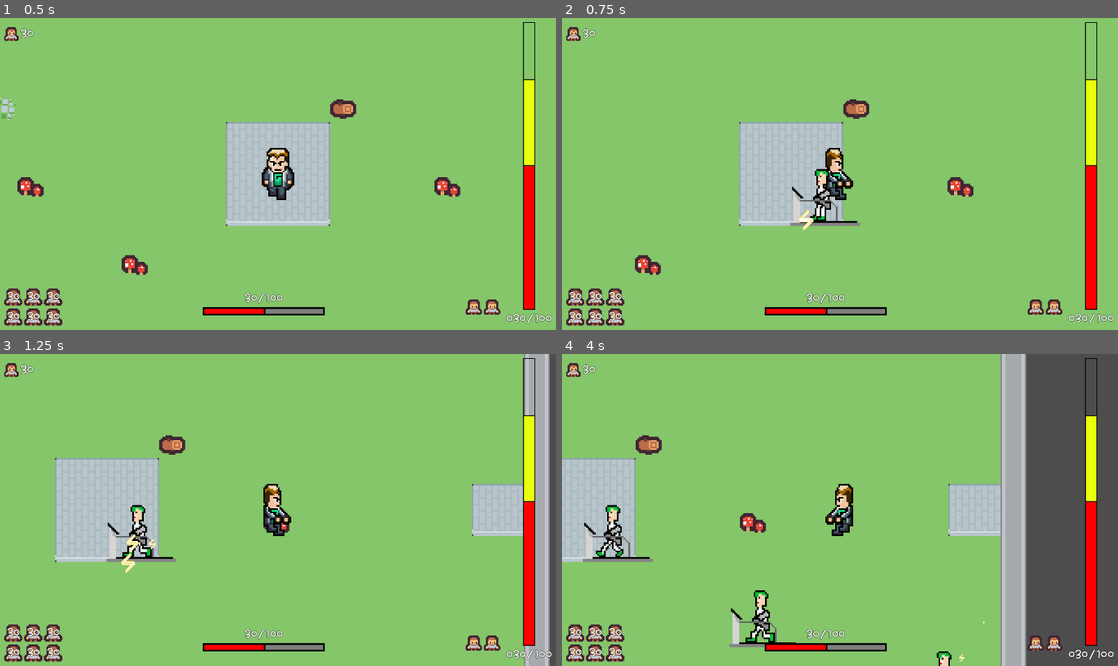
Above: before the commit, frames 1-4 (two rows, left to right).
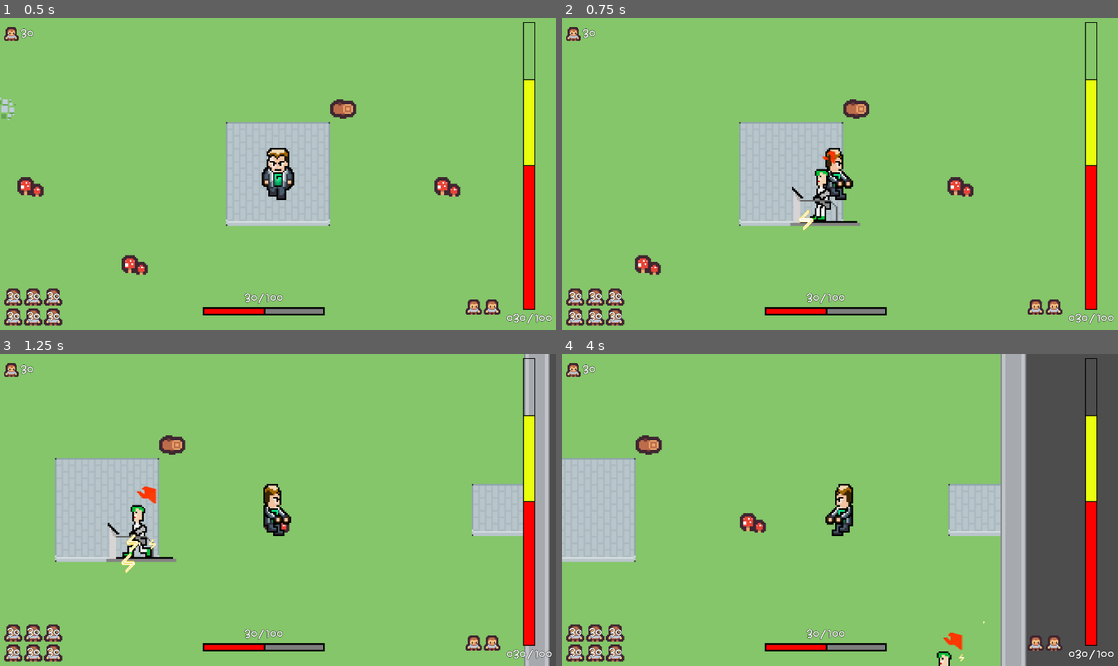
Above: after the commit, the same moments.

Repository: PhWoich/ggj-2024-manicomio
Game: Godot game, scene res://Cenas/Principal/cena_principal.tscn
Same seed, same stepped clock (60 frames per second), same inputs: the game is played once before the commit and once after it.
Inputs (mouse positions are in pixels of both pictures, inside the frame that each line leads up to):
- Up to frame 1 (0.5 s): no input
- Up to frame 2 (0.75 s): tap Enter at 0.5 s; move the mouse to (962, 158) at 0.52 s; hold D (Jogador_direita) from 0.53 s (still down); tap E (jogador_adicionar_gerador) at 0.6 s
- Up to frame 3 (1.25 s): keep holding D (Jogador_direita)
- Up to frame 4 (4 s): move the mouse to (728, 525) at 1.27 s; release D (Jogador_direita) at 1.28 s; hold S (Jogador_baixo) 1.28-2.03 s; right-click (728, 525) at 1.35 s; tap E (jogador_adicionar_gerador) at 1.55, 2.3, 2.85, 3.8 s; move the mouse to (895, 441) at 2.02 s; hold D (Jogador_direita) 2.03-2.78 s; click (895, 441) at 2.1 s; move the mouse to (812, 572) at 2.77 s; hold W (Jogador_cima) 2.78-3.53 s; move the mouse to (1006, 556) at 3.52 s; hold A (Jogador_esquerda) from 3.53 s (still down); tap Mouse wheel down (selecionar_gerador_anterior) at 3.6 s

Frame 1 is identical in both runs. In frame 2, less than 0.1% of the frame differs, in the area x 46-50%, y 42-47%; in frame 3, 0.1%; in frame 4, 1.6%, in the area x 3-73%, y 48-95%.

Commit message:
Adicionado popup de dano

Diff:
--- a/Cenas/Principal/cena_principal.gd
+++ b/Cenas/Principal/cena_principal.gd
@@ -4,7 +4,6 @@
 var energia_maxima:float = 1000.0
 var energia_atual_gerada:float = 0.0
 var energia_atual_consumida:float = 0.0
-var energia_atual_disponivel:float = 0.0
 
 var custo_adicional:int
 var recurso:int = 100
@@ -32,15 +31,17 @@
 	var instancia_gerador:Gerador_Basico = gerador.instantiate()
 	if recurso >= instancia_gerador.custo_base + custo_adicional:
 		instancia_gerador.position = posicao
+		instancia_gerador.gerador_destruido.connect(reduzir_energia_gerada)
 		energia_atual_gerada = energia_atual_gerada+instancia_gerador.energia_gerada
 		recurso = recurso-(instancia_gerador.custo_base + custo_adicional)
 		custo_adicional = custo_adicional+1
 		add_child(instancia_gerador)
-		print(recurso)
-	else :
-		print(instancia_gerador.custo_base + custo_adicional)
 
 func gerar_ataque_dist_jogador(posicao, movimento, rotacao):
 	var instancia_torta = torta_na_cara_jogador.instantiate()
 	instancia_torta.inicializar(posicao,movimento, rotacao)
 	add_child(instancia_torta)
+
+func reduzir_energia_gerada(quantidade):
+	energia_atual_gerada = energia_atual_gerada-quantidade
+	print(energia_atual_gerada)
--- a/Geradores/Basico/gerador_basico.gd
+++ b/Geradores/Basico/gerador_basico.gd
@@ -1,13 +1,22 @@
 extends Area2D
 class_name Gerador_Basico
 
+signal gerador_destruido(energia_gerador)
+
 @export var energia_gerada:float = 5.0
 @export var custo_base:int = 15
+@export var vida_gerador:int = 100
+
+@onready var popup_dano = preload("res://Particulas/Popup Dano/popup_dano.tscn")
+@onready var ponto_popup = $"Ponto Popup Dano"
 
 # Called every frame. 'delta' is the elapsed time since the previous frame.
 func _ready():
 	$"Particula Eletricidade".emitir_particula(energia_gerada)
 
+
+func _physics_process(_delta):
+	atualizar_vida(-1)
 
 func _on_body_entered(body):
 	if body.has_method("nao_liberar_colocar_gerador"):
@@ -17,3 +26,14 @@
 func _on_body_exited(body):
 	if body.has_method("liberar_colocar_gerador"):
 		body.liberar_colocar_gerador()
+
+func atualizar_vida(valor_atualizacao):
+	vida_gerador = vida_gerador+valor_atualizacao
+
+	var instancia_popup = popup_dano.instantiate()
+	instancia_popup.inicializar(valor_atualizacao)
+	ponto_popup.add_child(instancia_popup)
+
+	if vida_gerador <= 0:
+		emit_signal("gerador_destruido", energia_gerada)
+		queue_free()
--- a/Geradores/Basico/gerador_basico.tscn
+++ b/Geradores/Basico/gerador_basico.tscn
@@ -21,5 +21,8 @@
 
 [node name="Particula Eletricidade" parent="." instance=ExtResource("3_2xj1r")]
 
+[node name="Ponto Popup Dano" type="Marker2D" parent="."]
+position = Vector2(0, -40)
+
 [connection signal="body_entered" from="." to="." method="_on_body_entered"]
 [connection signal="body_exited" from="." to="." method="_on_body_exited"]
--- a/Geradores/Esteira/gerador_esteira.tscn
+++ b/Geradores/Esteira/gerador_esteira.tscn
@@ -52,5 +52,8 @@
 [node name="Particula Eletricidade" parent="." instance=ExtResource("3_24knv")]
 position = Vector2(-32, 56)
 
+[node name="Ponto Popup Dano" type="Marker2D" parent="."]
+position = Vector2(0, -24)
+
 [connection signal="body_entered" from="." to="." method="_on_body_entered"]
 [connection signal="body_exited" from="." to="." method="_on_body_exited"]
--- a/Geradores/Fornalha/gerador_fornalha.tscn
+++ b/Geradores/Fornalha/gerador_fornalha.tscn
@@ -52,5 +52,8 @@
 [node name="Particula Eletricidade" parent="." instance=ExtResource("3_8x6wc")]
 position = Vector2(-32, 56)
 
+[node name="Ponto Popup Dano" type="Marker2D" parent="."]
+position = Vector2(0, -24)
+
 [connection signal="body_entered" from="." to="." method="_on_body_entered"]
 [connection signal="body_exited" from="." to="." method="_on_body_exited"]
--- a/Geradores/Inalador SA/gerador_inalador_sa.tscn
+++ b/Geradores/Inalador SA/gerador_inalador_sa.tscn
@@ -52,5 +52,8 @@
 [node name="Particula Eletricidade" parent="." instance=ExtResource("3_wlwc1")]
 position = Vector2(-32, 56)
 
+[node name="Ponto Popup Dano" type="Marker2D" parent="."]
+position = Vector2(0, -24)
+
 [connection signal="body_entered" from="." to="." method="_on_body_entered"]
 [connection signal="body_exited" from="." to="." method="_on_body_exited"]
--- /dev/null
+++ b/Particulas/Popup Dano/popup_dano.gd
@@ -0,0 +1,6 @@
+extends Marker2D
+
+
+# Called when the node enters the scene tree for the first time.
+func inicializar(dano):
+	$Label.text = str(dano)
--- /dev/null
+++ b/Particulas/Popup Dano/popup_dano.tscn
@@ -0,0 +1,106 @@
+[gd_scene load_steps=5 format=3 uid="uid://ddl1kxcl16o4r"]
+
+[ext_resource type="Script" path="res://Particulas/Popup Dano/popup_dano.gd" id="1_un0d7"]
+
+[sub_resource type="Animation" id="Animation_wo1da"]
+length = 0.001
+tracks/0/type = "value"
+tracks/0/imported = false
+tracks/0/enabled = true
+tracks/0/path = NodePath("Label:scale")
+tracks/0/interp = 1
+tracks/0/loop_wrap = true
+tracks/0/keys = {
+"times": PackedFloat32Array(0),
+"transitions": PackedFloat32Array(1),
+"update": 0,
+"values": [Vector2(1, 1)]
+}
+tracks/1/type = "value"
+tracks/1/imported = false
+tracks/1/enabled = true
+tracks/1/path = NodePath("Label:self_modulate")
+tracks/1/interp = 1
+tracks/1/loop_wrap = true
+tracks/1/keys = {
+"times": PackedFloat32Array(0),
+"transitions": PackedFloat32Array(1),
+"update": 0,
+"values": [Color(1, 1, 1, 1)]
+}
+
+[sub_resource type="Animation" id="Animation_11np1"]
+resource_name = "popup"
+length = 0.75
+step = 0.05
+tracks/0/type = "value"
+tracks/0/imported = false
+tracks/0/enabled = true
+tracks/0/path = NodePath("Label:scale")
+tracks/0/interp = 1
+tracks/0/loop_wrap = true
+tracks/0/keys = {
+"times": PackedFloat32Array(0, 0.1, 0.2),
+"transitions": PackedFloat32Array(1, 1, 1),
+"update": 0,
+"values": [Vector2(1, 1), Vector2(1.5, 1.5), Vector2(1, 1)]
+}
+tracks/1/type = "value"
+tracks/1/imported = false
+tracks/1/enabled = true
+tracks/1/path = NodePath("Label:self_modulate")
+tracks/1/interp = 1
+tracks/1/loop_wrap = true
+tracks/1/keys = {
+"times": PackedFloat32Array(0.55, 0.75),
+"transitions": PackedFloat32Array(1, 1),
+"update": 0,
+"values": [Color(1, 1, 1, 1), Color(1, 1, 1, 0)]
+}
+tracks/2/type = "method"
+tracks/2/imported = false
+tracks/2/enabled = true
+tracks/2/path = NodePath(".")
+tracks/2/interp = 1
+tracks/2/loop_wrap = true
+tracks/2/keys = {
+"times": PackedFloat32Array(0.75),
+"transitions": PackedFloat32Array(1),
+"values": [{
+"args": [],
+"method": &"queue_free"
+}]
+}
+
+[sub_resource type="AnimationLibrary" id="AnimationLibrary_u0fxy"]
+_data = {
+"RESET": SubResource("Animation_wo1da"),
+"popup": SubResource("Animation_11np1")
+}
+
+[node name="Popup Dano" type="Marker2D"]
+script = ExtResource("1_un0d7")
+
+[node name="Label" type="Label" parent="."]
+modulate = Color(1, 0.207843, 0, 1)
+texture_filter = 1
+anchors_preset = 8
+anchor_left = 0.5
+anchor_top = 0.5
+anchor_right = 0.5
+anchor_bottom = 0.5
+offset_left = -20.0
+offset_top = -11.5
+offset_right = 20.0
+offset_bottom = 11.5
+grow_horizontal = 2
+grow_vertical = 2
+text = "50"
+horizontal_alignment = 1
+vertical_alignment = 1
+
+[node name="AnimationPlayer" type="AnimationPlayer" parent="."]
+libraries = {
+"": SubResource("AnimationLibrary_u0fxy")
+}
+autoplay = "popup"
